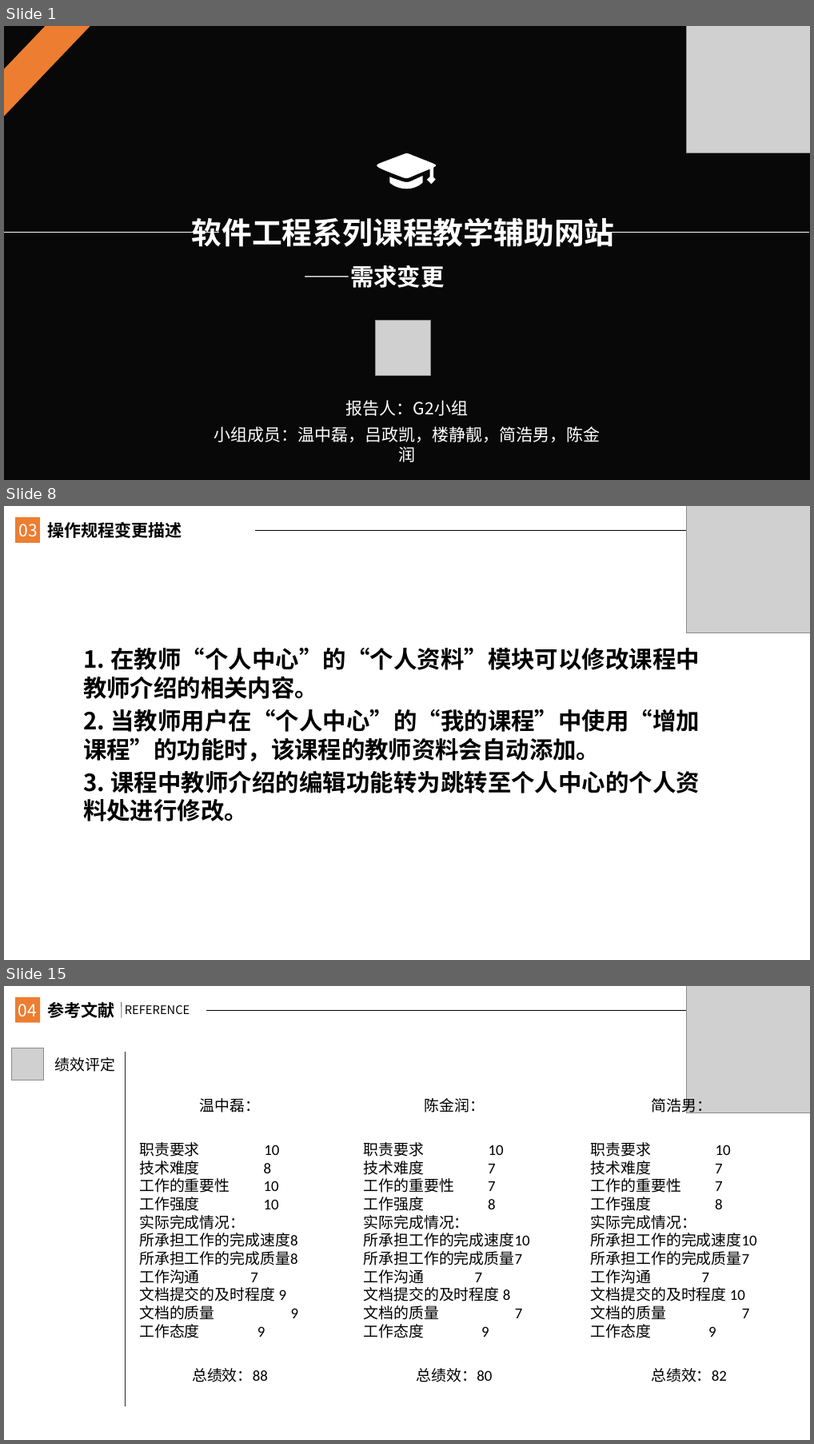
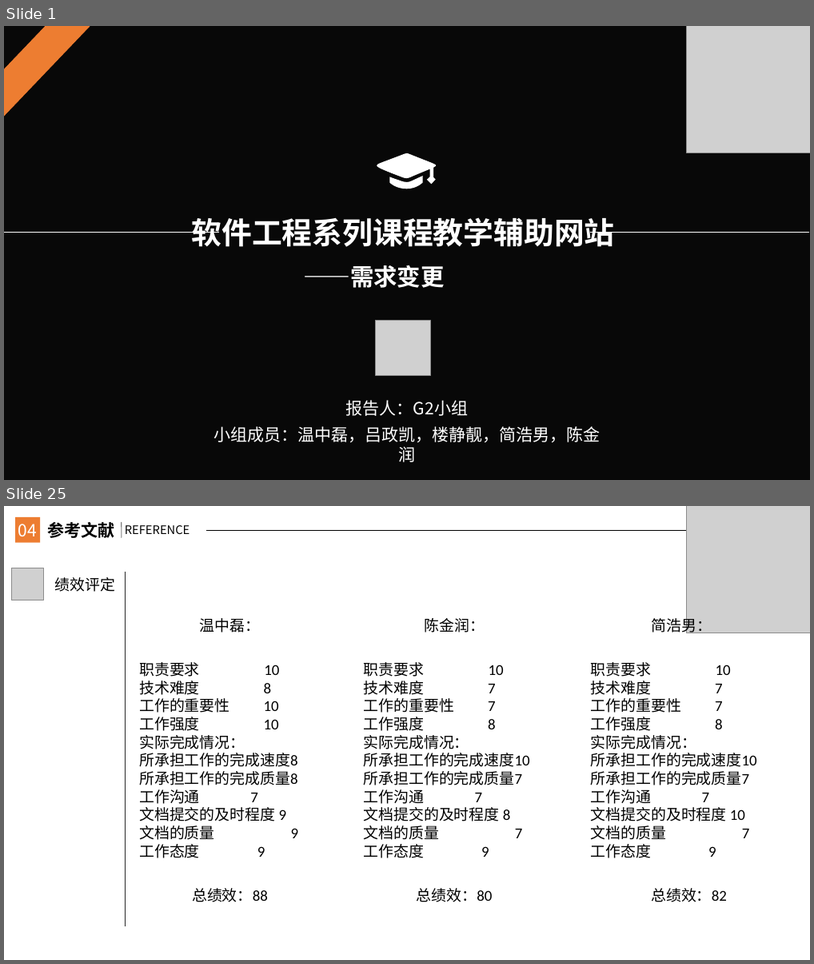
Before and after one commit to JanHonan/store, a slide deck: G2/软件工程系列课程教学辅助网站/非受控文档/楼静靓/PRD2017-G2-需求变更管理ppt.pptx. Shown one above the other, each under a label of ours: slides 1, 8 and 15 before the commit, slides 1 and 25 after it; the slides between them are not shown. The pictures are 814x1444 and 814x964 pixels, drawn with LibreOffice and Linux fonts; fonts in the diff are those of the drawing; grey boxes stand for pictures; background and template pictures are left out; a plain dark background stands for a picture behind light text. Boxes give left, top, right and bottom in pixels: in the first picture for what was removed or moved away, otherwise in the second. Text is boxed around its words. In the diff, an @@ line names an element or a change of style, - is before the commit and + after.

Commit message:
楼静靓 2018-01-13 修改需求变更管理ppt

```diff
--- a/G2/软件工程系列课程教学辅助网站/非受控文档/楼静靓/PRD2017-G2-需求变更管理ppt.pptx
+++ b/G2/软件工程系列课程教学辅助网站/非受控文档/楼静靓/PRD2017-G2-需求变更管理ppt.pptx
@@ slide 8 removed at [4,506,810,960], background #FFFFFF @@
@@ rectangle removed at [15,517,40,542] @@
@@ text removed at [19,524,38,537] @@
-03
@@ text removed at [48,522,182,538] @@
-操作规程变更描述
@@ line removed from (122, 522) to (122, 537) @@
@@ picture removed at [686,506,810,632] @@
@@ line removed from (256, 530) to (810, 530) @@
@@ text removed at [83,648,700,821] @@
-1. 在教师“个人中心”的“个人资料”模块可以修改课程中教师介绍的相关内容。
-2. 当教师用户在“个人中心”的“我的课程”中使用“增加课程”的功能时，该课程的教师资料会自动添加。
-3. 课程中教师介绍的编辑功能转为跳转至个人中心的个人资料处进行修改。
@@ what was slide 15 is now slide 25 @@
```
Also in this commit, not shown: 9 slides changed, 14 slides added, 3 other slides removed.
